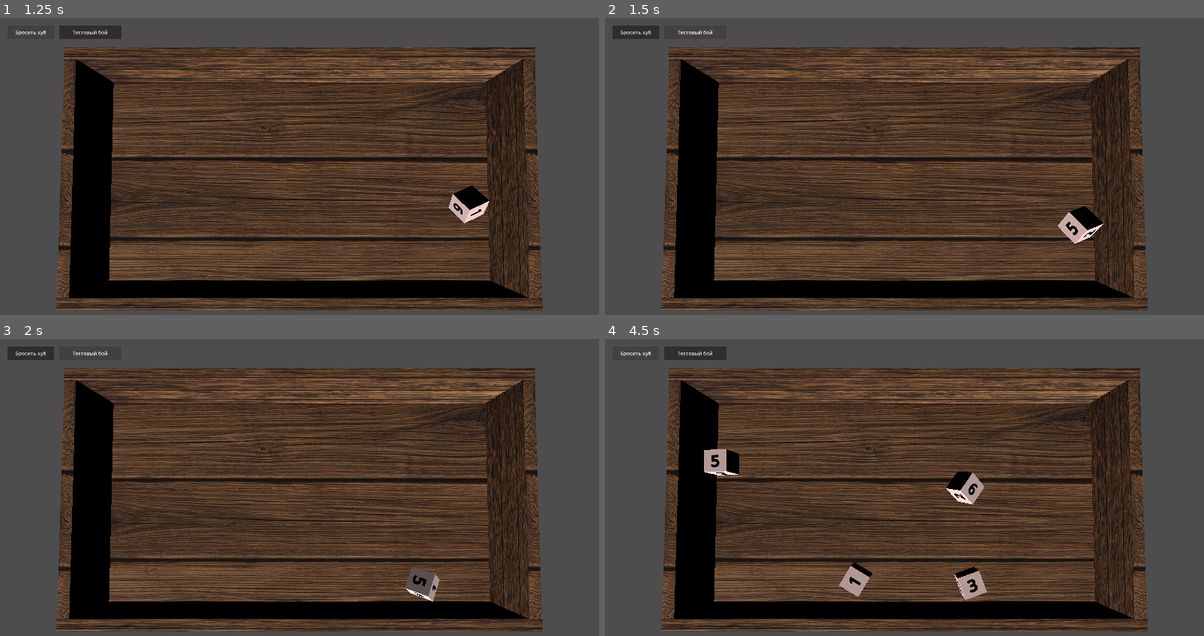
Above: before the commit, frames 1-4 (two rows, left to right).
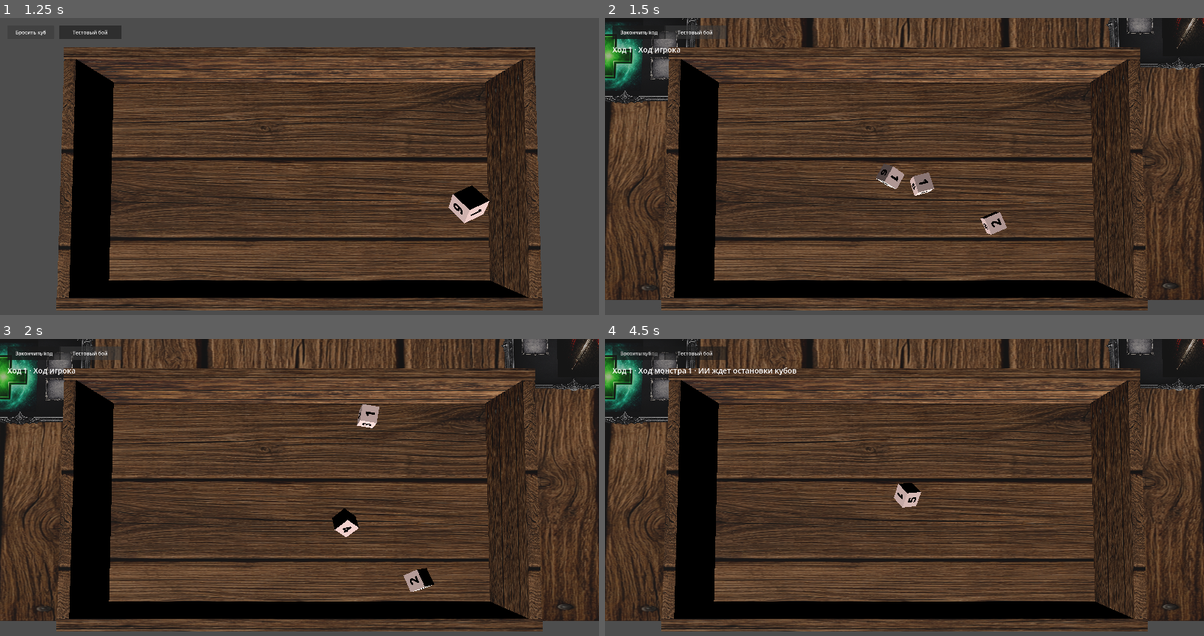
Above: after the commit, the same moments.

Repository: olegbogai-web/dicegame
Game: Godot game, scene res://scenes/board.tscn
Same seed, same stepped clock (60 frames per second), same inputs: the game is played once before the commit and once after it.
Inputs (mouse positions are in pixels of both pictures, inside the frame that each line leads up to):
- Up to frame 1 (1.25 s): click "Бросить куб" at 0.5 s
- Up to frame 2 (1.5 s): click "Тестовый бой" at 1.25 s
- Up to frame 3 (2 s): no input
- Up to frame 4 (4.5 s): click (640, 353) at 2 s, where only the run after the commit has a clickable "Закончить ход"; click "Бросить куб" at 2.75 s; click "Тестовый бой" at 3.5 s; click "Бросить куб" at 4.25 s

Frame 1 is identical in both runs. In frame 2, 27% of the frame differs, in the area x 0-100%, y 0-95%; in frame 3, 27%; in frame 4, 28%.

Commit message:
Adapt battle room to new battle table scene

Diff:
--- a/content/rooms/subclasses/battle_room.gd
+++ b/content/rooms/subclasses/battle_room.gd
@@ -10,12 +10,12 @@
 const BattleTurnRuntime = preload("res://content/combat/runtime/battle_turn_runtime.gd")
 const BattleEffectRuntime = preload("res://content/combat/runtime/battle_effect_runtime.gd")
 
-const PLAYER_SPRITE_POSITION := Vector3(-6.7, 0.41, 0.0)
-const PLAYER_SPRITE_SCALE := Vector3(1.2, 1.2, 1.2)
-const MONSTER_SPRITE_POSITION := Vector3(6.7, 0.41, 0.0)
-const MONSTER_SPRITE_SCALE := Vector3(1.25, 1.25, 1.25)
-const PLAYER_ABILITY_FRAME_POSITION := Vector3(-4.25, 0.405, 0.0)
-const MONSTER_ABILITY_FRAME_POSITION := Vector3(4.25, 0.405, 0.0)
+const PLAYER_SPRITE_POSITION := Vector3(-3.0, 0.01, -2.5)
+const PLAYER_SPRITE_SCALE := Vector3(2.0, 2.0, 2.0)
+const MONSTER_SPRITE_POSITION := Vector3(3.0, 0.01, -2.5)
+const MONSTER_SPRITE_SCALE := Vector3(2.0, 2.0, 2.0)
+const PLAYER_ABILITY_FRAME_POSITION := Vector3(-7.5, 0.01, 0.0)
+const MONSTER_ABILITY_FRAME_POSITION := Vector3(7.4, 0.01, 0.0)
 const STACK_SPACING_Z := 1.85
 const DICE_PLACE_Z_POSITIONS := [-0.557, -0.007, 0.55]
 
--- a/scenes/battle_table.gd
+++ b/scenes/battle_table.gd
@@ -24,14 +24,13 @@
 const ACTIVATION_ANIMATION_DURATION := 0.5
 const ACTIVATION_TARGET_LIFT_Y := 0.4
 
-@onready var _camera: Camera3D = $Camera3D
+@onready var _camera: Camera3D = $battle_camera
 @onready var _board: BoardController = $board
-@onready var _left_floor: MeshInstance3D = $left_floor
-@onready var _right_floor: MeshInstance3D = $right_floor
+@onready var _floor: MeshInstance3D = $floor
 @onready var _player_sprite: MeshInstance3D = $player_sprite
 @onready var _monster_sprite_template: MeshInstance3D = $monster_sprite
-@onready var _player_ability_template: MeshInstance3D = $ability_frame
-@onready var _monster_ability_template: MeshInstance3D = $ability_frame2
+@onready var _player_ability_template: MeshInstance3D = $ability_frame2
+@onready var _monster_ability_template: MeshInstance3D = $ability_frame3
 @onready var _end_turn_button: Button = $UI/EndTurnButton
 @onready var _turn_status_label: Label = $UI/TurnStatusLabel
 
@@ -118,8 +117,10 @@
 
 
 func _apply_floor_textures() -> void:
-	_apply_texture_to_mesh(_left_floor, battle_room_data.left_floor_texture)
-	_apply_texture_to_mesh(_right_floor, battle_room_data.right_floor_texture)
+	var floor_texture := battle_room_data.left_floor_texture
+	if floor_texture == null:
+		floor_texture = battle_room_data.right_floor_texture
+	_apply_texture_to_mesh(_floor, floor_texture)
 
 
 func _apply_player_sprite() -> void:
@@ -756,7 +757,7 @@
 					return {
 						"kind": &"all_monsters",
 					}
-			if _screen_point_hits_mesh(_right_floor, screen_point):
+			if _screen_point_hits_mesh(_floor, screen_point):
 				return {
 					"kind": &"all_monsters",
 				}
--- a/scenes/new_battle_table.tscn
+++ b/scenes/new_battle_table.tscn
@@ -1,6 +1,7 @@
 [gd_scene format=3 uid="uid://bmhmm75b4swd3"]
 
 [ext_resource type="PackedScene" uid="uid://0ssqyi084mdh" path="res://scenes/board.tscn" id="1_47dlb"]
+[ext_resource type="Script" path="res://scenes/battle_table.gd" id="2_4v8of"]
 [ext_resource type="Texture2D" uid="uid://dxoj7vm840xgf" path="res://assets/material/dangeon_floor_2.png" id="3_5yklm"]
 [ext_resource type="Texture2D" uid="uid://b6ojmoowtta8k" path="res://assets/ui/base_frame_mid_v2.png" id="4_euvx7"]
 [ext_resource type="Texture2D" uid="uid://bjpqv8q13kqq7" path="res://assets/ui/base_frame_mid.png" id="5_ovkts"]
@@ -69,6 +70,7 @@
 [sub_resource type="PlaneMesh" id="PlaneMesh_v2h1w"]
 
 [node name="Node3D" type="Node3D" unique_id=2051974326]
+script = ExtResource("2_4v8of")
 
 [node name="board" parent="." unique_id=1670483730 instance=ExtResource("1_47dlb")]
 transform = Transform3D(1.3, 0, 0, 0, 1.3, 0, 0, 0, 1.3, 0, 0.11484551, 4.2813234)
@@ -186,3 +188,20 @@
 transform = Transform3D(-3.156934e-08, 0, -0.48148146, 0, 0.7222223, 0, 0.7222223, 0, -2.1046223e-08, -0.25925922, 0.0055555403, 0)
 material_override = SubResource("StandardMaterial3D_y5gjq")
 mesh = SubResource("PlaneMesh_v2h1w")
+
+[node name="UI" type="CanvasLayer" parent="." unique_id=181119144]
+
+[node name="EndTurnButton" type="Button" parent="UI" unique_id=651481332]
+offset_left = 24.0
+offset_top = 24.0
+offset_right = 194.0
+offset_bottom = 68.0
+text = "Закончить ход"
+
+[node name="TurnStatusLabel" type="Label" parent="UI" unique_id=412160908]
+offset_left = 24.0
+offset_top = 84.0
+offset_right = 520.0
+offset_bottom = 124.0
+theme_override_font_sizes/font_size = 24
+text = "Ожидание боя"
--- a/ui/scripts/board_controller.gd
+++ b/ui/scripts/board_controller.gd
@@ -7,7 +7,7 @@
 @export_category("Board References")
 @export var floor_path: NodePath = ^"floor"
 @export var default_dice_scene: PackedScene
-@export_file("*.tscn") var test_battle_scene_path := "res://scenes/battle_table.tscn"
+@export_file("*.tscn") var test_battle_scene_path := "res://scenes/new_battle_table.tscn"
 
 @export_category("Spawn Bounds")
 @export var spawn_bounds_margin: Vector2 = Vector2(0.15, 0.15)
